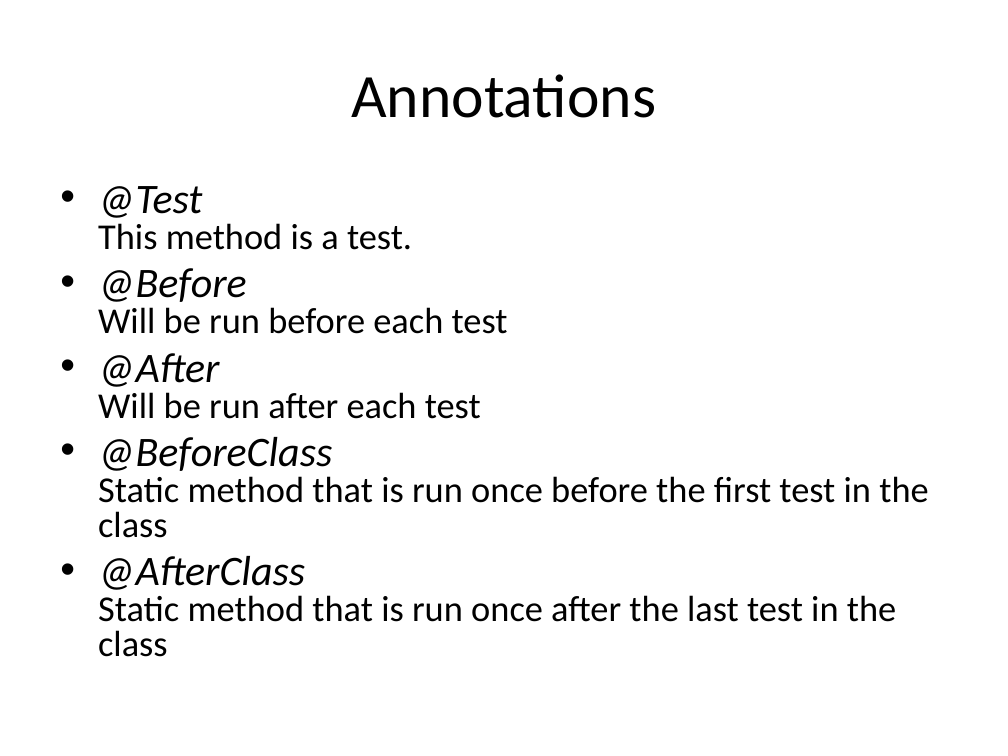
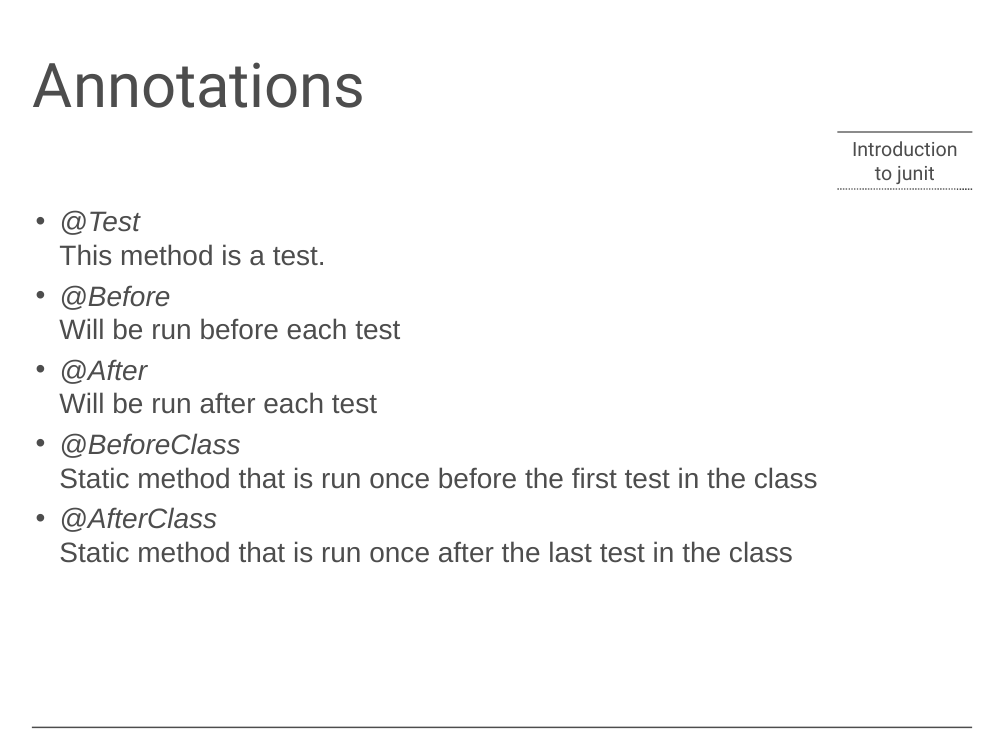
Before and after one commit to keppil/junit-demo, a slide deck: slide 3 of slides/Introduction to Junit.ppt. Drawn at 1008x756 pixels with LibreOffice and Linux fonts; fonts in the diff are those of the drawing; background and template pictures are left out. Boxes give left, top, right and bottom in pixels: in the first picture for what was removed or moved away, otherwise in the second. Text is boxed around its words. In the diff, an @@ line names an element or a change of style, - is before the commit and + after.

```diff
--- a/slides/Introduction to Junit.ppt
+++ b/slides/Introduction to Junit.ppt
@@ title "Annotations" moved from (x1=351, y1=74, x2=656, y2=118) to (x1=33, y1=62, x2=366, y2=108) @@
@@ title "Annotations" at (x1=33, y1=62, x2=366, y2=108): font Calibri to Roboto, text colour #000000 to #4D4D4D; alignment centre to left; line spacing 1 to 0.7; vertical alignment middle to bottom @@
@@ line added from (838, 132) to (973, 132), #4D4D4D 0.99 pt @@
@@ text added at (x1=852, y1=141, x2=958, y2=184), 14 pt, text #4D4D4D @@
+Introduction to junit
@@ text "@Test This method is a ..." moved from (x1=98, y1=186, x2=928, y2=657) to (x1=59, y1=210, x2=818, y2=563) @@
@@ text "@Test This method is a ..." at (x1=59, y1=210, x2=818, y2=563): size 30 to 20 pt in "@Test", "@Before", "@After", "@BeforeClass" and 1 more places; size 26 to 20 pt in "This method is a test.", "Will be run before each test", "Will be run after each test", "Static method that is run once before ..." and 1 more places; font Calibri to Arial, text colour #000000 to #4D4D4D; indent changed; line spacing 0.8 to 1; less space between paragraphs; bullet colour #000000 to #4D4D4D @@
@@ line added from (838, 190) to (973, 190), #4D4D4D 0.99 pt dashed @@
@@ line added from (973, 728) to (32, 728), #4D4D4D 0.99 pt @@
```
Also in this commit, not shown: 7 other slides changed.
